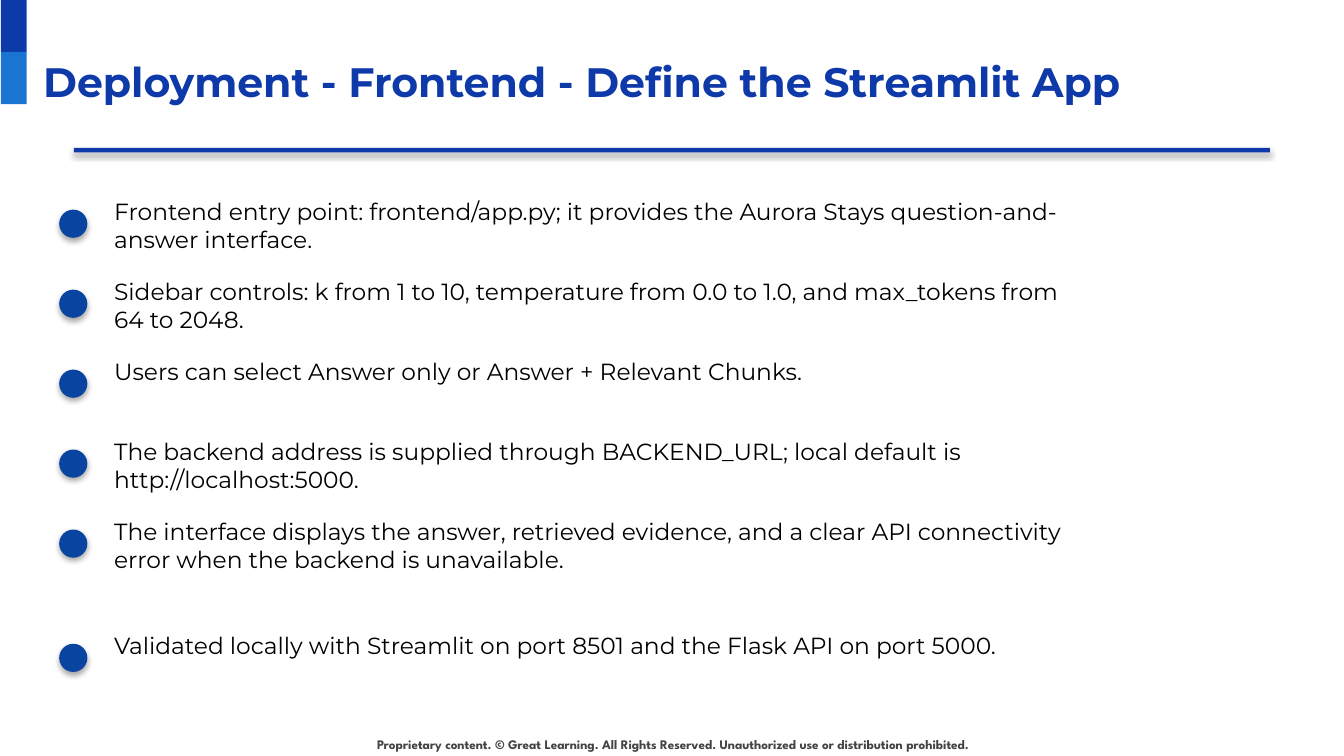
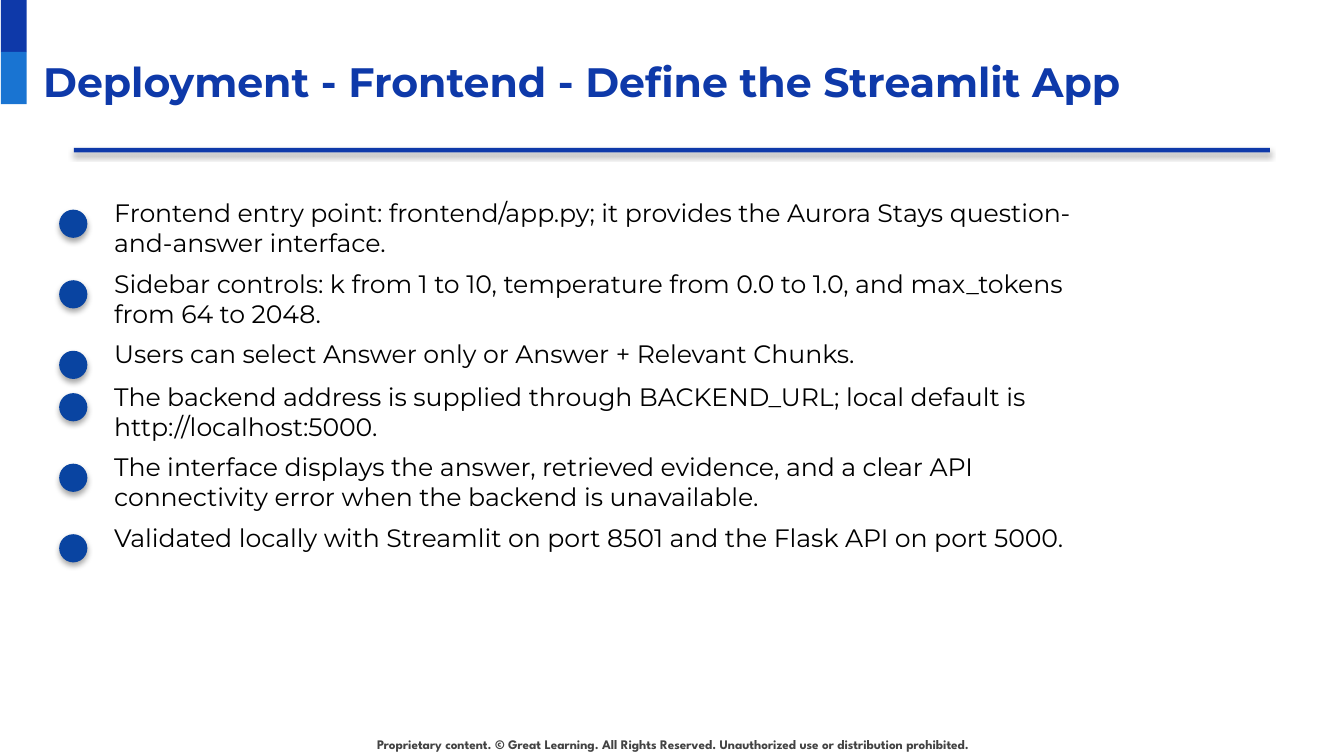
Before and after one commit to raovutukoor1/aurora-stay-qna, a slide deck: slide 24 of presentations/Aurora_Stays_RAG_Project_Presentation_Template_Style.pptx. Drawn at 1344x756 pixels with LibreOffice and Linux fonts; fonts in the diff are those of the drawing; background and template pictures are left out. Boxes give left, top, right and bottom in pixels: in the first picture for what was removed or moved away, otherwise in the second. Text is boxed around its words. In the diff, an @@ line names an element or a change of style, - is before the commit and + after.

```diff
--- a/presentations/Aurora_Stays_RAG_Project_Presentation_Template_Style.pptx
+++ b/presentations/Aurora_Stays_RAG_Project_Presentation_Template_Style.pptx
@@ text "Sidebar controls: k from 1 ...": place and size @@
-text "Sidebar controls: k from 1 ..." at (114,282,1058,328)
+text "Sidebar controls: k from 1 ..." at (114,274,1063,323)
@@ ellipse: place and size @@
-ellipse at (59,289,87,317)
+ellipse at (59,280,87,308)
@@ ellipse: place and size @@
-ellipse at (59,370,87,398)
+ellipse at (59,351,87,379)
@@ text "Users can select Answer only ...": place and size @@
-text "Users can select Answer only ..." at (114,362,802,385)
+text "Users can select Answer only ..." at (114,344,854,368)
@@ text "The backend address is supplied ...": place and size @@
-text "The backend address is supplied ..." at (114,442,961,493)
+text "The backend address is supplied ..." at (114,387,1025,441)
@@ ellipse: place and size @@
-ellipse at (59,450,87,478)
+ellipse at (59,392,87,421)
@@ text "The interface displays the answer, ...": place and size @@
-text "The interface displays the answer, ..." at (114,522,1061,568)
+text "The interface displays the answer, ..." at (114,457,973,511)
@@ ellipse: place and size @@
-ellipse at (59,530,87,558)
+ellipse at (59,464,87,492)
@@ ellipse: place and size @@
-ellipse at (59,644,87,672)
+ellipse at (59,534,87,562)
@@ size 12.5 to 13.5 pt in 6 elements at (114,200,1071,252), (114,274,1063,323), (114,344,854,368), (114,387,1025,441), (114,457,973,511), (114,528,1063,552) @@
@@ text "Validated locally with Streamlit on ...": place and size @@
-text "Validated locally with Streamlit on ..." at (114,636,996,659)
+text "Validated locally with Streamlit on ..." at (114,528,1063,552)
```
Also in this commit, not shown: 29 other slides changed, 2 other files.
